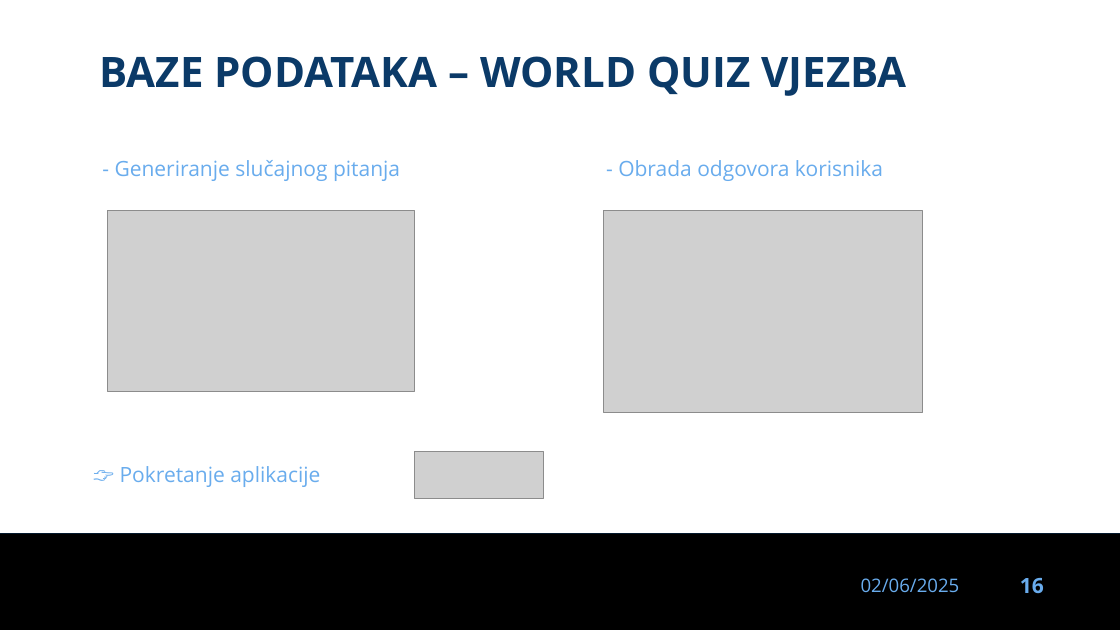
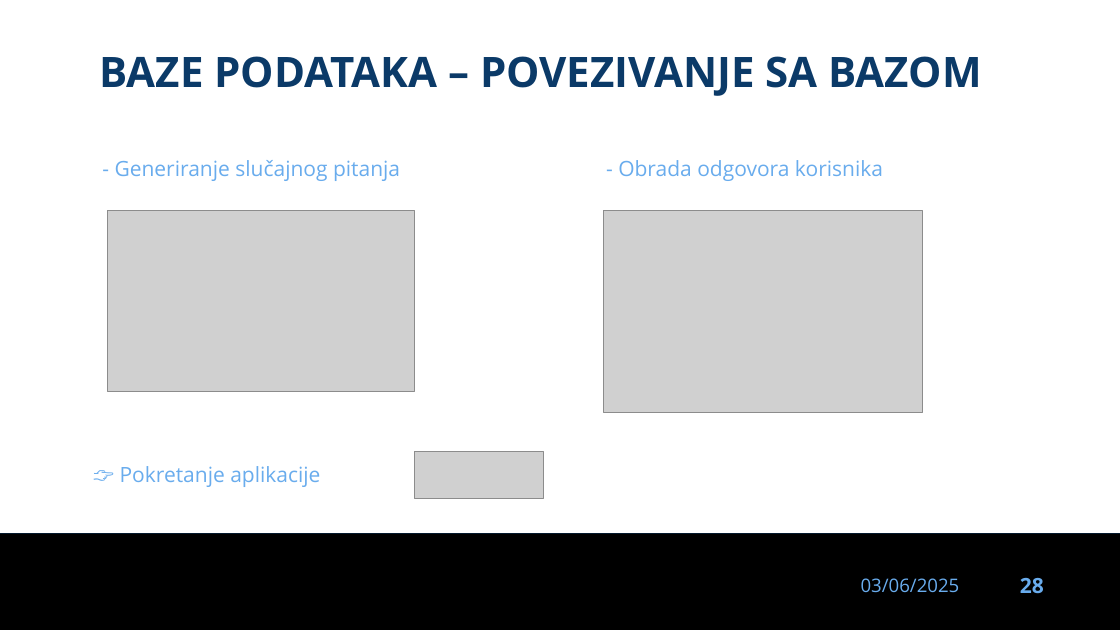
Before and after one commit to dinoDuvnjak/CTK, a slide deck: slide 28 of Bootcamp/DB-uvod/DB-uvod.pptx (slide 16 before the commit). Drawn at 1120x630 pixels with LibreOffice and Linux fonts; fonts in the diff are those of the drawing; grey boxes stand for pictures; background and template pictures are left out. Boxes give left, top, right and bottom in pixels: in the first picture for what was removed or moved away, otherwise in the second. Text is boxed around its words. In the diff, an @@ line names an element or a change of style, - is before the commit and + after.

```diff
--- a/Bootcamp/DB-uvod/DB-uvod.pptx
+++ b/Bootcamp/DB-uvod/DB-uvod.pptx
@@ text at bbox=[99, 56, 982, 96]: text changed @@
-BAZE PODATAKA – WORLD QUIZ VJEZBA
+BAZE PODATAKA – POVEZIVANJE SA BAZOM
@@ text at bbox=[861, 578, 960, 592]: text changed @@
-02/06/2025
+03/06/2025
@@ page number at bbox=[1020, 578, 1044, 594]: text changed @@
-16
+28
```
Also in this commit, not shown: 25 other slides changed, 4 slides added, 4 slides removed, 12 other files.
